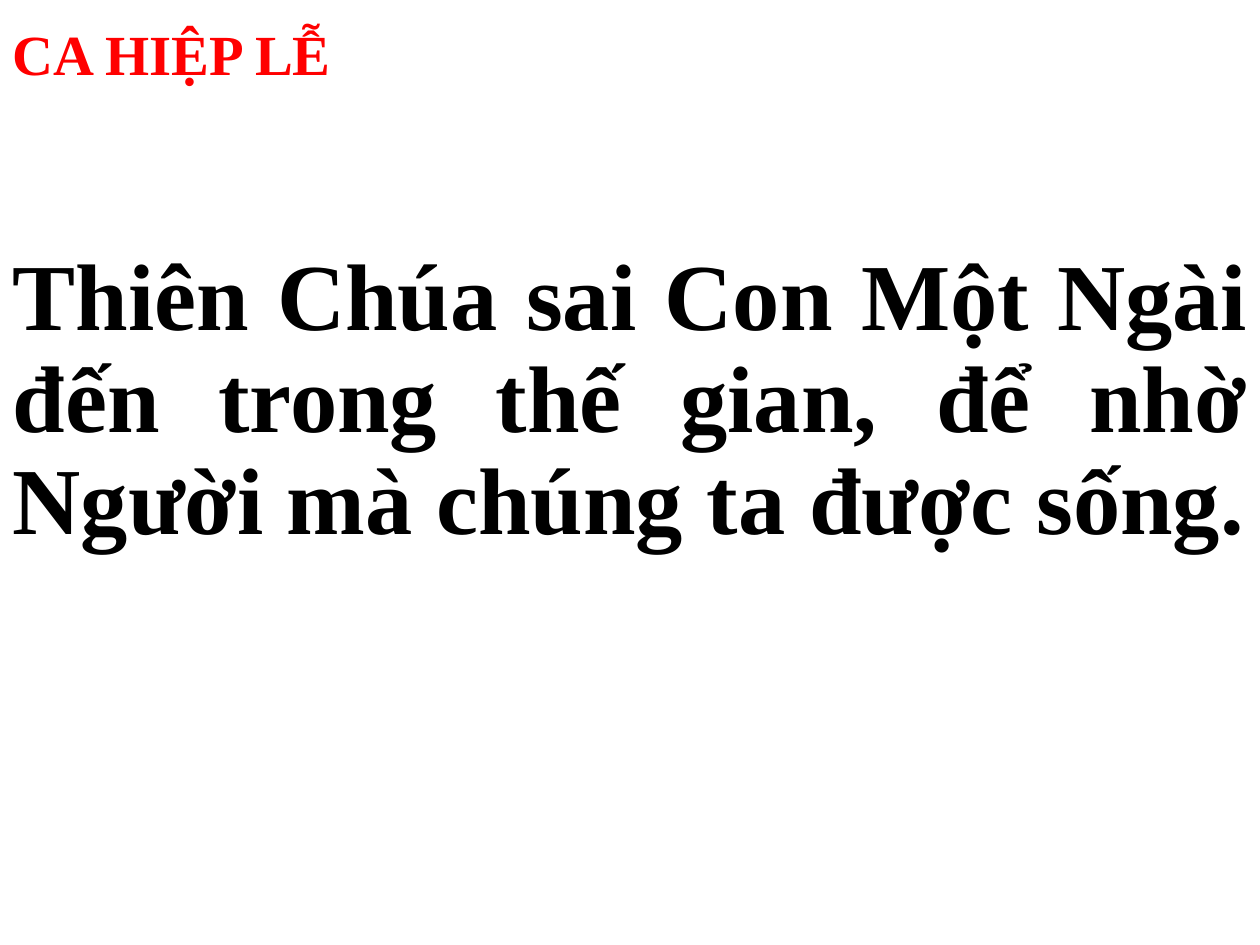
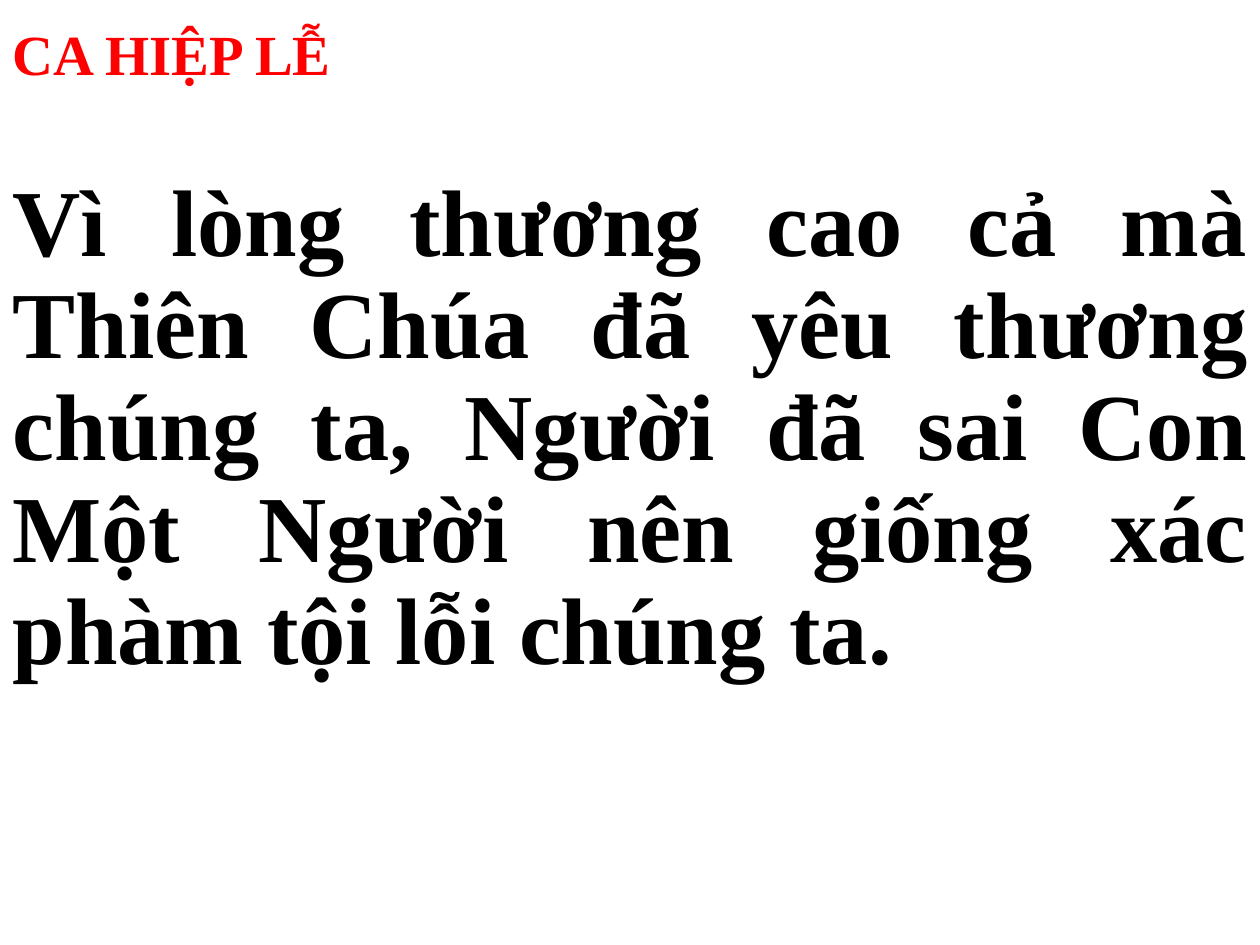
Before and after one commit to peteranh99/usb-songs, a slide deck: slide 18 of Thứ 5.pptx (slide 17 before the commit). Drawn at 1260x945 pixels with LibreOffice and Linux fonts; fonts in the diff are those of the drawing. Boxes give left, top, right and bottom in pixels: in the first picture for what was removed or moved away, otherwise in the second. Text is boxed around its words. In the diff, an @@ line names an element or a change of style, - is before the commit and + after.

```diff
--- a/Thứ 5.pptx
+++ b/Thứ 5.pptx
@@ subtitle at (x1=13, y1=190, x2=1248, y2=682): text changed @@
-Thiên Chúa sai Con Một Ngài đến trong thế gian, để nhờ Người mà chúng ta được sống.
+Vì lòng thương cao cả mà Thiên Chúa đã yêu thương chúng ta, Người đã sai Con Một Người nên giống xác phàm tội lỗi chúng ta.
```
Also in this commit, not shown: 2 other slides changed, 16 slides added, 20 slides removed, 13 other files.
